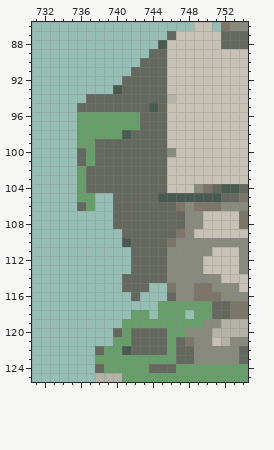
Pixel-art file -- Aseprite/Enviroment/Stages/Light_forest/tileset/bg_fixed.aseprite. The picture above was drawn from the file before the commit.
1951x528 pixels, 1 frame. Colours within 5 levels of each other are drawn and written as one. Shown: x 731..754, y 86..125. The commit also changed other parts of the picture, which this record leaves out.
Once edited:
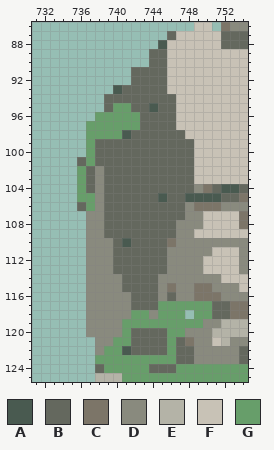
Palette (. is transparent): A #495a50  B #64685e  C #7c7568  D #898a7e  E #b4b3a7  F #c8c2b6  G #679e6a
The edit:
Changed rows in their new state; - is an unchanged pixel.
first column x 736:
 90 -------.-----
 92 -----.-------
 94 -..-------B--
 95 ...-GG----B--
 96 ..--------B--
 97 .---------B--
 98 .---------BB-
 99 .---------BBB
100 .---------BBB
101 ----------BBB
102 --D-------BBB
103 --D-------BBB
104 --D-------BBB
105 --DB------BB-
106 --DB-------B-
107 -DDB---------
108 -DDB-------D-
109 -DDBB------D-
110 -DDDB--------
111 -DDDBB-------
112 -DDDBB-------
113 -DDDBB-------
114 -DDDD----D---
115 -DDDD---BD---
116 -DDDDD-BBD---
117 -DDDDDBBB----
118 -DDDDD--D----
119 -DDDD--------
120 -DDDD--------
121 --DD---------
122 --D----------
Where, in picture pixels (left, top, right, bottom), the same in both pictures:
changed: (77, 58, 194, 355)
